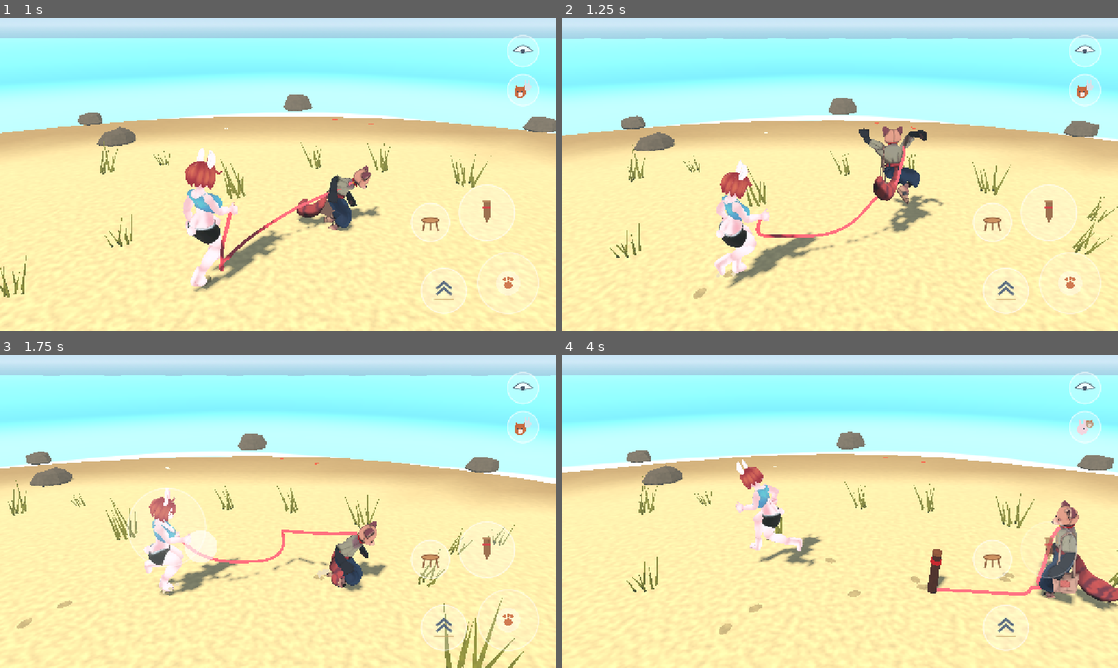
Above: before the commit, frames 1-4 (two rows, left to right).
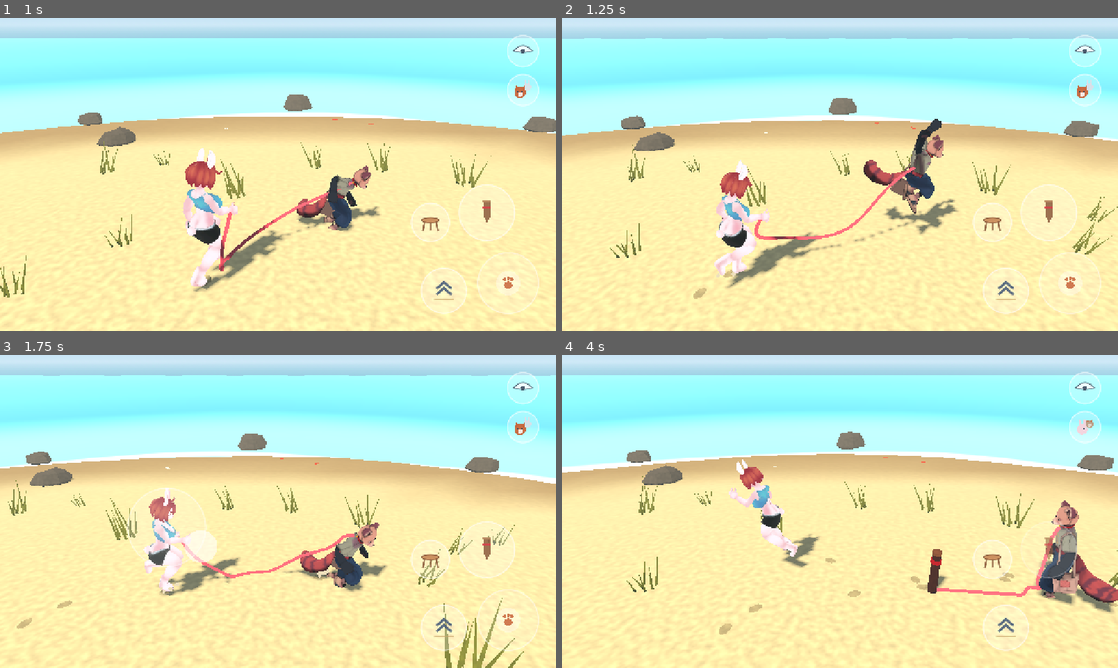
Above: after the commit, the same moments.

Repository: MrKrob00/Animal-Walk
Game: Godot game, scene res://scenes/main.tscn
The game is run twice, just before and just after one commit, with the same random seed, the same clock (stepped at 60 frames per second) and the same inputs.
Inputs (mouse positions are in pixels of both pictures, inside the frame that each line leads up to):
- Up to frame 1 (1 s): move the mouse to (400, 158) at 0.52 s; hold D (move_right) from 0.53 s (still down); hold Shift (run) from 0.53 s (still down); click (400, 158) at 0.67 s; tap Space (jump) at 0.77, 0.8 s
- Up to frame 2 (1.25 s): keep holding D (move_right); keep holding Shift (run); tap Space (jump) at 1.07 s
- Up to frame 3 (1.75 s): release D (move_right) at 1.25 s; release Shift (run) at 1.25 s; drag from (166, 527) to (250, 574) at 1.27 s
- Up to frame 4 (4 s): move the mouse to (895, 442) at 2.02 s; hold D (move_right) 2.03-2.75 s; hold E (act) 2.03-2.75 s; tap Space (jump) at 2.3, 3.77, 3.8 s; drag from (812, 574) to (673, 464) at 2.77 s; move the mouse to (1006, 558) at 3.52 s; hold A (move_left) from 3.53 s (still down); hold C (sit) from 3.53 s (still down)

Frame 1 is identical in both runs. In frame 2, 3.5% of the frame differs, in the area x 29-72%, y 32-74%; in frame 3, 1.3%; in frame 4, 1.1%.

Commit message:
Jumps: TOFU without the turn; the bunny's legs move through the flight
Her legs trail after the push, tuck up at the top and reach down to land (they flew held in
one tuck). TOFU's leap no longer turns round in the air.

Co-Authored-By: Claude Opus 5.5 <noreply@anthropic.com>
Claude-Session: https://claude.ai/code/session_01Lbjh88uP794iDp2E8yqCqj

Diff:
--- a/scripts/actor.gd
+++ b/scripts/actor.gd
@@ -85,7 +85,7 @@
 ## TOFU: the red panda on the leash (rig made by tools/blender/rig_tofu.py).
 const TOFU := {
 	"path": "res://assets/tofu_rigged.glb", "height": 1.1,
-	"jump": "surprise",   # the jump button: a red panda's "surprise!" leap with a turn (Gait.JUMP)
+	"jump": "surprise",   # the jump button: a red panda's "surprise!" leap (Gait.JUMP; no turn, the player)
 	"sit": "dog",   # the sit button: sitting like a dog (the player chose it; Gait.SIT)
 	"eye": Vector3(0, 0.09, 0.03),   # first person: from its head bone (back from its long snout, so the collar shows below)
 	"walk": 1.6, "run": 3.8, "stride": 1.1, "run_stride": 2.0, "radius": 0.25,
@@ -431,7 +431,7 @@
 				m.set_shader_parameter("flesh_r", gait.flesh_offset[1])
 				m.set_shader_parameter("flesh_b", gait.flesh_offset[2])
 	body.rotation.x = lerpf(body.rotation.x, gait.body_lean(), 1.0 - exp(-8.0 * delta))
-	body.rotation.y = gait.jump_spin()   # TOFU turns round in the air
+	body.rotation.y = gait.jump_spin()   # a turn in the air, for a jump that has one
 	if landed != 0:
 		if landed == 2:   # landing a jump: both feet, and a bigger puff
 			footstep.emit(gait.foot_position(true), float(data.height) / 1.6 * 1.4)
--- a/scripts/gait.gd
+++ b/scripts/gait.gd
@@ -837,16 +837,24 @@
 ## down by body_offset, so the chest and flesh springs feel the take-off, the float and the
 ## landing by themselves. Limbs by two-bone IK to targets from the hips:
 ##   "hop"      (the bunny): crouch, arms swing back; take-off with the arms forward and up, the
-##              legs tucked back under her like a hare's; land into a soft squat.
+##              legs trailing after the push, tucked up under her at the top, reaching down to
+##              land; land into a soft squat.
 ##   "surprise" (TOFU, a red panda's "surprise!"): a low crouch with the tail swishing, then a
-##              high leap with the front paws flung up and out, claws curled, a whole turn in the
-##              air, the tail streaming; land with a bounce.
+##              high leap with the front paws flung up and out, claws curled, the tail
+##              streaming; land with a bounce (it turned round in the air: the player did not
+##              want that).
 const JUMP := {
 	"hop": {"crouch": 0.16, "depth": 0.10, "height": 0.45, "land": 0.28, "squash": 0.08, "spin": 0.0,
-		"arms_back": -0.6, "arms_up": 1.3, "arms_out": 0.0, "tuck": Vector3(0.02, -0.33, -0.16), "swish": 0.0},
-	"surprise": {"crouch": 0.24, "depth": 0.12, "height": 0.55, "land": 0.32, "squash": 0.1, "spin": TAU,
-		"arms_back": -0.3, "arms_up": 0.0, "arms_out": 2.3, "tuck": Vector3(0.06, -0.24, 0.06), "swish": 0.9},
-}   ## seconds / metres / radians; "tuck": the ankle in the air from the hip (x out, y up, z forward)
+		"arms_back": -0.6, "arms_up": 1.3, "arms_out": 0.0, "swish": 0.0,
+		# Pushed off, trailing back; tucked up under her at the top; reaching down to land.
+		"legs": [[0.0, Vector3(0.02, -0.44, -0.20)], [0.45, Vector3(0.03, -0.27, -0.06)], [0.85, Vector3(0.02, -0.42, 0.08)], [1.0, Vector3(0.02, -0.46, 0.03)]]},
+	"surprise": {"crouch": 0.24, "depth": 0.12, "height": 0.55, "land": 0.32, "squash": 0.1, "spin": 0.0,
+		"arms_back": -0.3, "arms_up": 0.0, "arms_out": 2.3, "swish": 0.9,
+		"legs": [[0.0, Vector3(0.05, -0.36, -0.10)], [0.45, Vector3(0.07, -0.22, 0.06)], [0.85, Vector3(0.06, -0.33, 0.06)], [1.0, Vector3(0.06, -0.36, 0.03)]]},
+}   ## seconds / metres / radians; "legs": the ankle through the flight from the hip (x out, y up,
+    ## z forward) at shares of the flight, eased between (held in one tuck the whole flight, her
+    ## legs flew stiff and the player found it odd); "spin" none for TOFU now (the player)
+const LEG_LEAD := 0.04   ## the left leg runs this share of the flight ahead of the right
 const GRAVITY := 9.8
 
 var jump_style := "hop"     ## set by the actor ("jump" in its map)
@@ -946,7 +954,7 @@
 	match ph[0]:
 		"crouch": crouch = smoothstep(0.0, 1.0, u)
 		"air":
-			air = smoothstep(0.0, 0.25, u) * (1.0 - smoothstep(0.8, 1.0, u))
+			air = smoothstep(0.0, 0.12, u) * (1.0 - smoothstep(0.92, 1.0, u))
 			crouch = 1.0 - smoothstep(0.0, 0.15, u)
 		"land": crouch = sin(PI * u) * (1.0 - 0.3 * u)
 	# The back bends into the crouch.
@@ -983,7 +991,7 @@
 		var ra: Vector3 = _rest_ankle[side[0]]
 		var ground_ankle: Vector3 = H + out * ra.x + fwd * ra.z
 		ground_ankle.y = floor_y + ra.y
-		var tuck: Vector3 = j.tuck
+		var tuck := _leg_path(j.legs, clampf(u + (LEG_LEAD if side[0] == "l" else 0.0), 0.0, 1.0)) if ph[0] == "air" else (j.legs[0][1] as Vector3)
 		var air_ankle: Vector3 = H + out * tuck.x + Vector3.UP * tuck.y + fwd * tuck.z
 		var want := ground_ankle.lerp(air_ankle, air)
 		if ph[0] == "air" and air < 0.01:
@@ -998,6 +1006,16 @@
 				turn.call(b, Quaternion(Vector3.UP, float(j.swish) / 3.0 * sin(_jump_t * 28.0) * crouch))
 			elif ph[0] == "air":
 				turn.call(b, Quaternion(left, 0.35 * air))
+
+
+## The ankle's place along a flight path of [share, Vector3] keys, eased between them.
+static func _leg_path(keys: Array, u: float) -> Vector3:
+	for i in range(1, keys.size()):
+		if u <= float(keys[i][0]):
+			var a: float = keys[i - 1][0]
+			var t := (u - a) / maxf(float(keys[i][0]) - a, 1e-4)
+			return (keys[i - 1][1] as Vector3).lerp(keys[i][1], t * t * (3.0 - 2.0 * t))
+	return keys[-1][1]
 
 
 ## Two-bone IK in the world: `u` -> `m` -> `e` so the end reaches `target`, the middle joint
--- a/tests/test_jump.gd
+++ b/tests/test_jump.gd
@@ -1,6 +1,6 @@
 extends SceneTree
 ## The jump button (the player asked): the one you steer jumps - the bunny a hare's hop, TOFU a
-## red panda's "surprise!" leap with a whole turn. It leaves the ground as high as meant, the feet
+## red panda's "surprise!" leap (no turn: the player). It leaves the ground as high as meant, the feet
 ## hold the ground in the crouch and the landing (none under it), no steps in the air, two prints
 ## and a puff on landing, no second jump in the air; the bunny's chest and hips move with it
 ## and settle after; sitting, the button gets her up instead.
@@ -32,6 +32,8 @@
 	var spin := 0.0
 	var second := false
 	var soft := 0.0
+	var ankle_min := Vector3.INF
+	var ankle_max := -Vector3.INF
 	for i in 120:
 		await physics_frame
 		await process_frame
@@ -40,6 +42,13 @@
 		var fy := minf(_foot_y(a, "l"), _foot_y(a, "r"))
 		if a.gait.airborne():
 			feet_top = maxf(feet_top, fy)
+			var sk := a.skeleton
+			var hip: Vector3 = sk.global_transform * sk.get_bone_global_pose(Gait.find_bone(sk, a.data.bones.thigh_l)).origin
+			var an: Vector3 = sk.global_transform * sk.get_bone_global_pose(Gait.find_bone(sk, a.data.bones.foot_l)).origin
+			var rel := an - hip
+			rel = Vector3(rel.dot(a.global_basis.x.normalized()), rel.y, rel.dot(a.global_basis.z.normalized()))
+			ankle_min = ankle_min.min(rel)
+			ankle_max = ankle_max.max(rel)
 			if prints[0] > 0:
 				in_air_steps += 1
 			if not second and main.jump():
@@ -58,8 +67,9 @@
 	Check.ok(in_air_steps == 0 and prints[0] >= 2, "%s: no steps in the air, prints on landing (%d)" % [style, prints[0]])
 	Check.ok(not second, "%s: no second jump in the air" % style)
 	Check.ok(not a.gait.jumping() and absf(a.body.rotation.y) < 0.001, "%s: landed and done" % style)
-	if float(spec.spin) > 0.0:
-		Check.ok(spin > 3.0, "%s: a whole turn in the air" % style)
+	Check.ok(spin < 0.001, "%s: no turn in the air" % style)
+	var travel := ankle_max - ankle_min
+	Check.ok(travel.y > 0.1 and travel.z > 0.1, "%s: the legs move through the flight, not held stiff (%.0f cm up-down, %.0f cm back-forth)" % [style, travel.y * 100, travel.z * 100])
 	if style == "hop":
 		Check.ok(soft > 0.008, "hop: her chest and hips move with it (%.1f cm at most)" % (soft * 100))
 
Not shown, changed: CLAUDE.md
